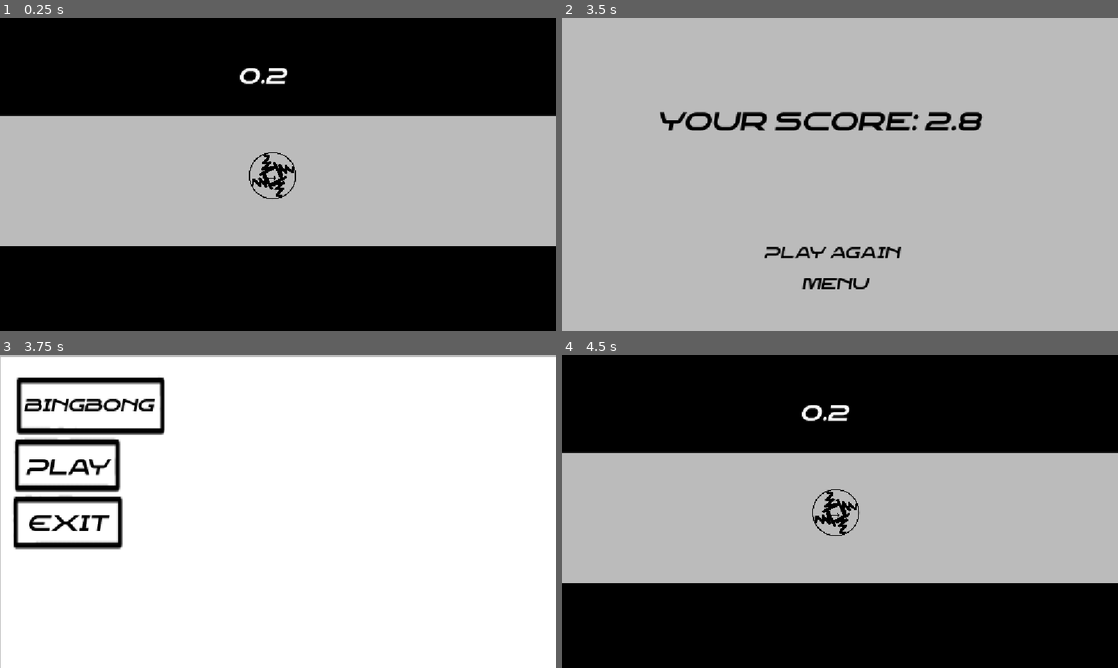
Above: before the commit, frames 1-4 (two rows, left to right).
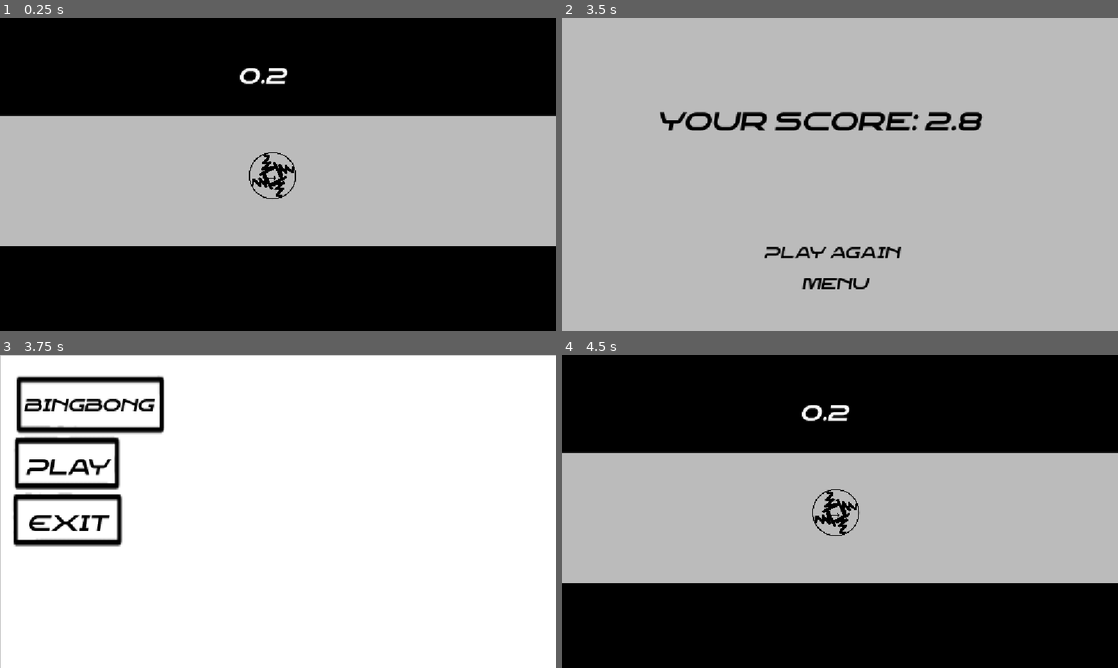
Above: after the commit, the same moments.

Repository: Martycat111/Bingbong
Game: Godot game, scene res://Scenes/game.tscn
The game is run twice, just before and just after one commit, with the same random seed, the same clock (stepped at 60 frames per second) and the same inputs.
Inputs:
- Up to frame 1 (0.25 s): no input
- Up to frame 2 (3.5 s): hold Left (rotate clockwise) 0.53-1.28 s; tap Right (rotate counterclockwise) at 1.35 s; hold Space (shoot) 2.03-2.78 s; tap Left (rotate clockwise) at 2.85 s
- Up to frame 3 (3.75 s): click "Menu" at 3.5 s
- Up to frame 4 (4.5 s): click "Play" at 4.25 s

Frames 1-2 are identical in both runs. In frame 3, 3.8% of the frame differs, in the area x 0-100%, y 0-63%; in frame 4, nothing differs.

Commit message:
new player icon arrow

Diff:
--- a/Scenes/menu.tscn
+++ b/Scenes/menu.tscn
@@ -7,8 +7,8 @@
 [node name="Menu" type="Node2D" unique_id=353752980]
 
 [node name="TitleScreen" type="Sprite2D" parent="." unique_id=347506591]
-position = Vector2(583, 333.00003)
-scale = Vector2(2.32, 3.29)
+position = Vector2(580.50006, 327.5)
+scale = Vector2(2.31, 3.245)
 texture = ExtResource("1_xhh6f")
 script = ExtResource("2_158mb")
 
